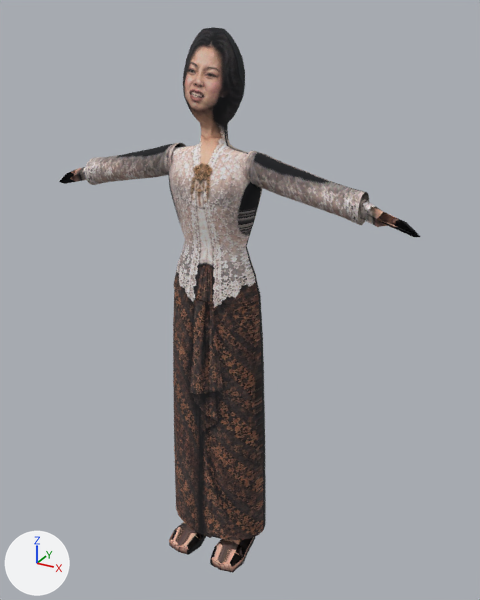
Before and after pictures for a commit that changed the glTF model public/models/nonabatavia_glommy.glb.
Both versions are drawn from a camera (50 mm lens) standing at (0.935, -1.556, 1.747) and looking at (0.053, 0.047, 0.945). The axes (+X, +Y, +Z) are drawn at lower left. The lights are the same throughout. The first picture is the older version. Vertices at exactly the same position are counted once.

In view in the first picture: 'PS2_Kebaya_Character'.
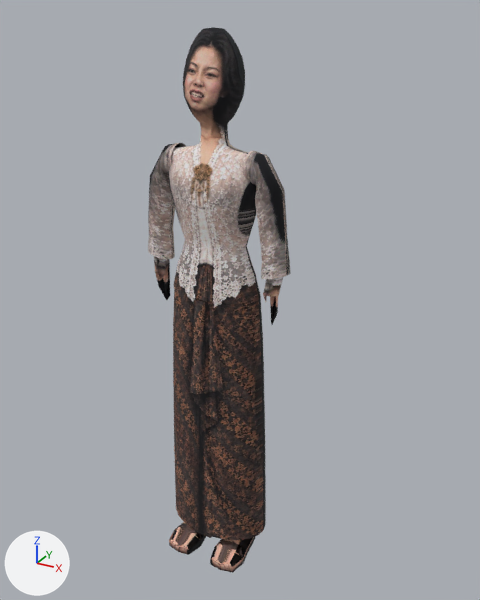
Boxes [x1, y1, x2, y2] around the edits, measured in the pictures (480 x 600 px; the box of a moved part takes in the faces that stretch with it):
'PS2_Kebaya_Character', reshaped (60% narrower): before [59, 27, 420, 573]; after [148, 27, 291, 573]
part 1 of me_character_mesh, moved or reshaped: before [59, 167, 86, 184]; after [154, 256, 170, 300]
part 2 of me_character_mesh, moved or reshaped: before [360, 199, 420, 237]; after [263, 277, 283, 325]
part 3 of me_character_mesh, moved or reshaped: before [85, 144, 168, 185]; after [148, 152, 175, 259]
part 4 of me_character_mesh, moved or reshaped: before [256, 154, 369, 225]; after [255, 155, 291, 279]

The change in detail:
me_character_mesh is used by ob_ps2_kebaya_character; location (0.0, 0.0, 0.0).
me_character_mesh had 1241 vertices, 2274 faces and spanned x -0.58..0.58, y -0.14..0.11, z 0.05..1.7.
me_character_mesh now has 1241 vertices, 2274 faces and spans x -0.23..0.23, y -0.14..0.11, z 0.05..1.7.
me_character_mesh part 1: the loose piece of 24 vertices spanning x -0.58..-0.43, y -0.04..0.01, z 1.23..1.31 is multiplied about its middle by the matrix ((0.246, -0.309, -0.919), (0.08, 0.951, -0.298), (0.966, 0.0, 0.259)), then moved by (0.31, 0.0, -0.28).
me_character_mesh part 2: the loose piece of 24 vertices spanning x 0.43..0.58, y -0.04..0.01, z 1.23..1.31 is multiplied about its middle by the matrix ((0.246, 0.309, 0.919), (-0.08, 0.951, -0.298), (-0.966, 0.0, 0.259)), then moved by (-0.31, 0.0, -0.28).
me_character_mesh part 3: 80 of the vertices in x -0.43..-0.2, y -0.04..0.04, z 1.25..1.38 are multiplied about their middle by the matrix ((0.301, -0.19, -0.923), (0.033, 0.97, -0.189), (0.942, 0.027, 0.301)), then moved by (0.13, 0.0, -0.13).
me_character_mesh part 4: 80 of the vertices in x 0.2..0.43, y -0.04..0.04, z 1.25..1.38 are multiplied about their middle by the matrix ((0.301, 0.19, 0.923), (-0.033, 0.97, -0.189), (-0.942, 0.027, 0.301)), then moved by (-0.13, 0.0, -0.13).
